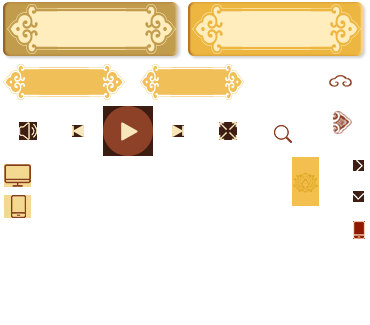
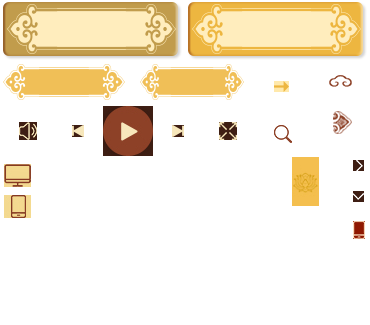
Two versions of the same layered image (370px x 325px). Layer-by-layer changes:
added layer "图层 16" above "图层 15" over (x1=274, y1=81, x2=289, y2=92)
